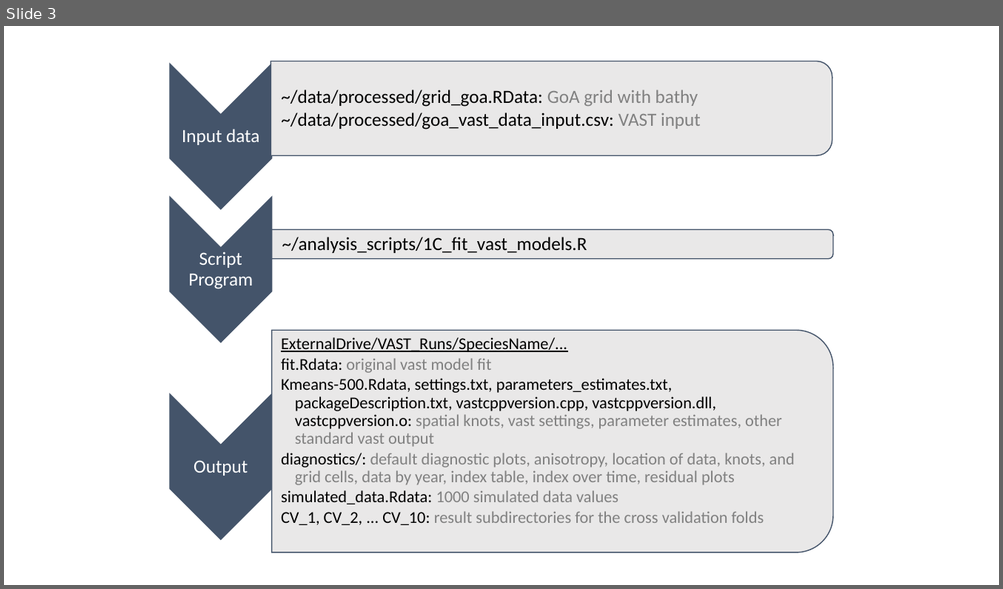
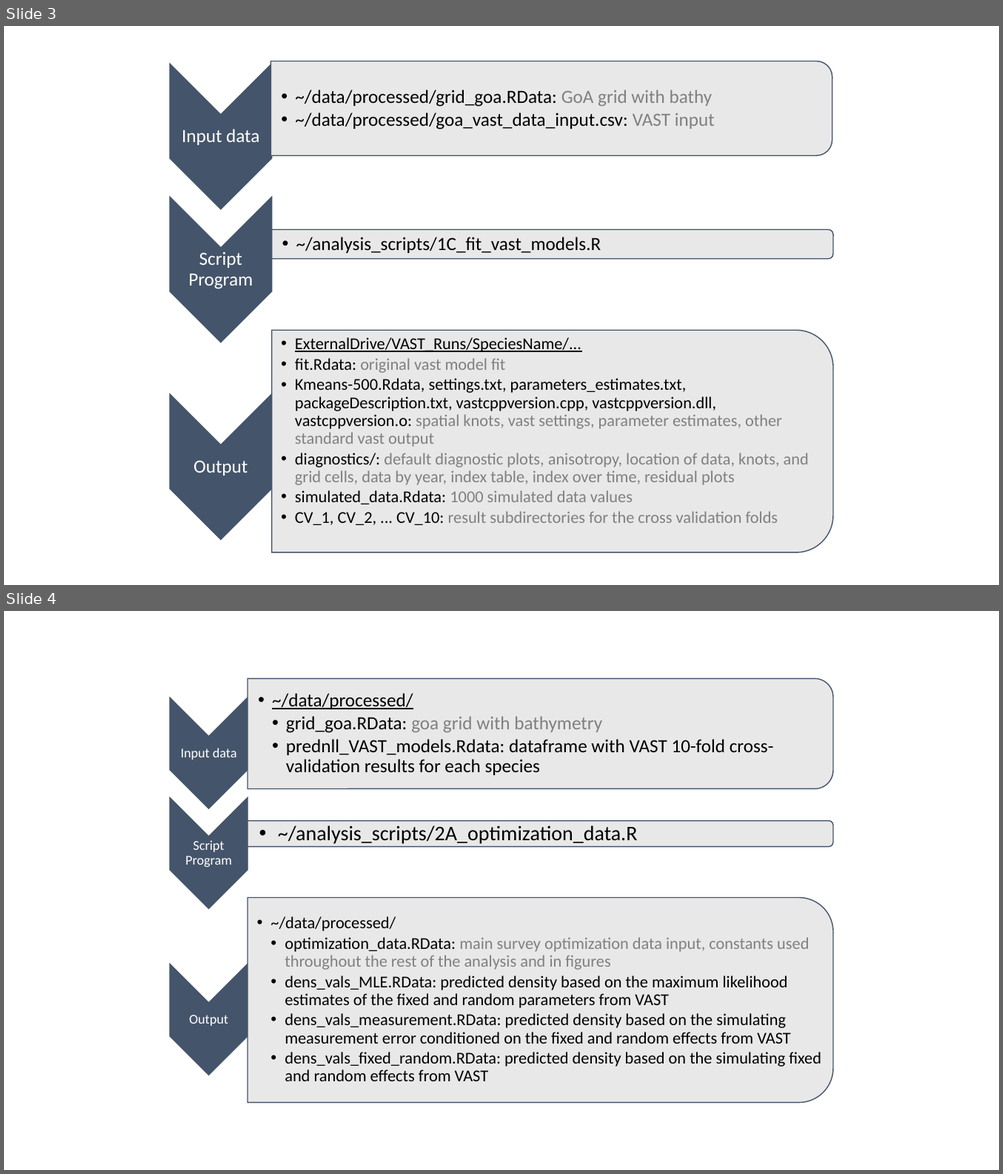
Before and after one commit to zoyafuso-NOAA/Optimal_Allocation_GoA, a slide deck: graphics/Workflow.pptx. Shown one above the other, each under a label of ours: slide 3 before the commit, slides 3 and 4 after it. The pictures are 1003x589 and 1003x1174 pixels, drawn with LibreOffice and Linux fonts; fonts in the diff are those of the drawing. Boxes give left, top, right and bottom in pixels: in the first picture for what was removed or moved away, otherwise in the second. Text is boxed around its words. In the diff, an @@ line names an element or a change of style, - is before the commit and + after.

Commit message:
updated with different data types

```diff
--- a/graphics/Workflow.pptx
+++ b/graphics/Workflow.pptx
@@ slide 4 added at (4, 611, 999, 1170), background #FFFFFF @@
@@ group added at (170, 678, 834, 1103): 6 texts, 3 chevrons, 3 round same rects @@
+Input data
+  •• ~/data/processed/
+    •• grid_goa.RData: goa grid with bathymetry
+    •• prednll_VAST_models.Rdata: dataframe with VAST 10-fold cross-validation results for each species
+Script Program
+  •• ~/analysis_scripts/2A_optimization_data.R
+Output
+  •• ~/data/processed/
+    •• optimization_data.RData: main survey optimization data input, constants used throughout the rest of the analysis and in figures
+    •• dens_vals_MLE.RData: predicted density based on the maximum likelihood estimates of the fixed and random parameters from VAST
+    •• dens_vals_measurement.RData: predicted density based on the simulating measurement error conditioned on the fixed and random effects from VAST
+    •• dens_vals_fixed_random.RData: predicted density based on the simulating fixed and random effects from VAST
@@ slide 3 changed as well @@
@@ bullet none to •• in 3 elements at (295, 90, 714, 130), (296, 237, 601, 253), (295, 338, 808, 526) @@
```
Also in this commit, not shown: 4 other slides changed, 1 slide removed, 1 other file.
